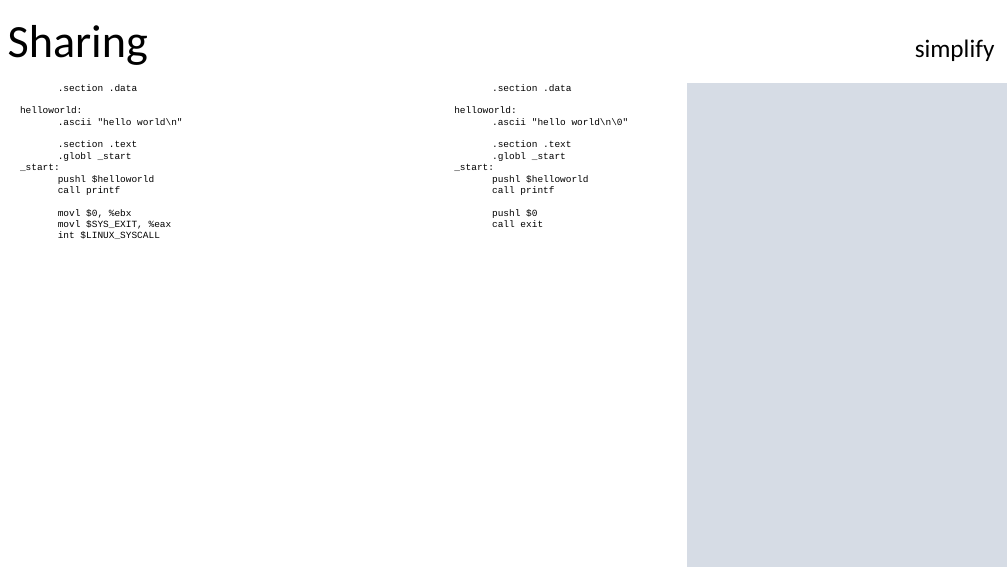
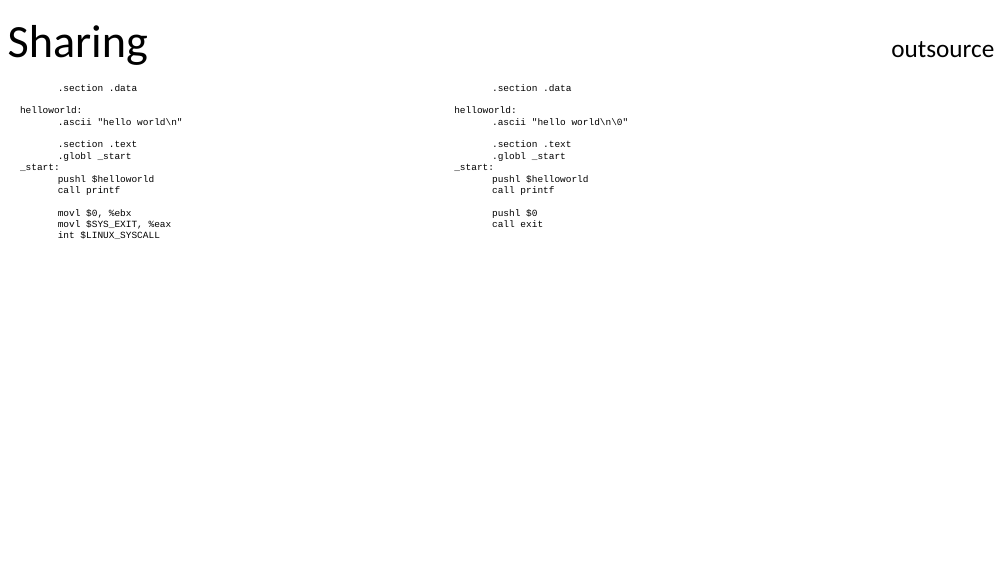
Before and after one commit to Jsalaz1989/x86-Assembly-ATT, a slide deck: slide 10 of sharing/8.0 Sharing.pptx. Drawn at 1008x567 pixels with LibreOffice and Linux fonts; fonts in the diff are those of the drawing. Boxes give left, top, right and bottom in pixels: in the first picture for what was removed or moved away, otherwise in the second. Text is boxed around its words. In the diff, an @@ line names an element or a change of style, - is before the commit and + after.

```diff
--- a/sharing/8.0 Sharing.pptx
+++ b/sharing/8.0 Sharing.pptx
@@ text at <box>8,25,994,65</box>: text changed @@
-Sharing simplify
+Sharing outsource
@@ rectangle removed at <box>687,84,1006,567</box> @@
```
Also in this commit, not shown: 19 other slides changed.
